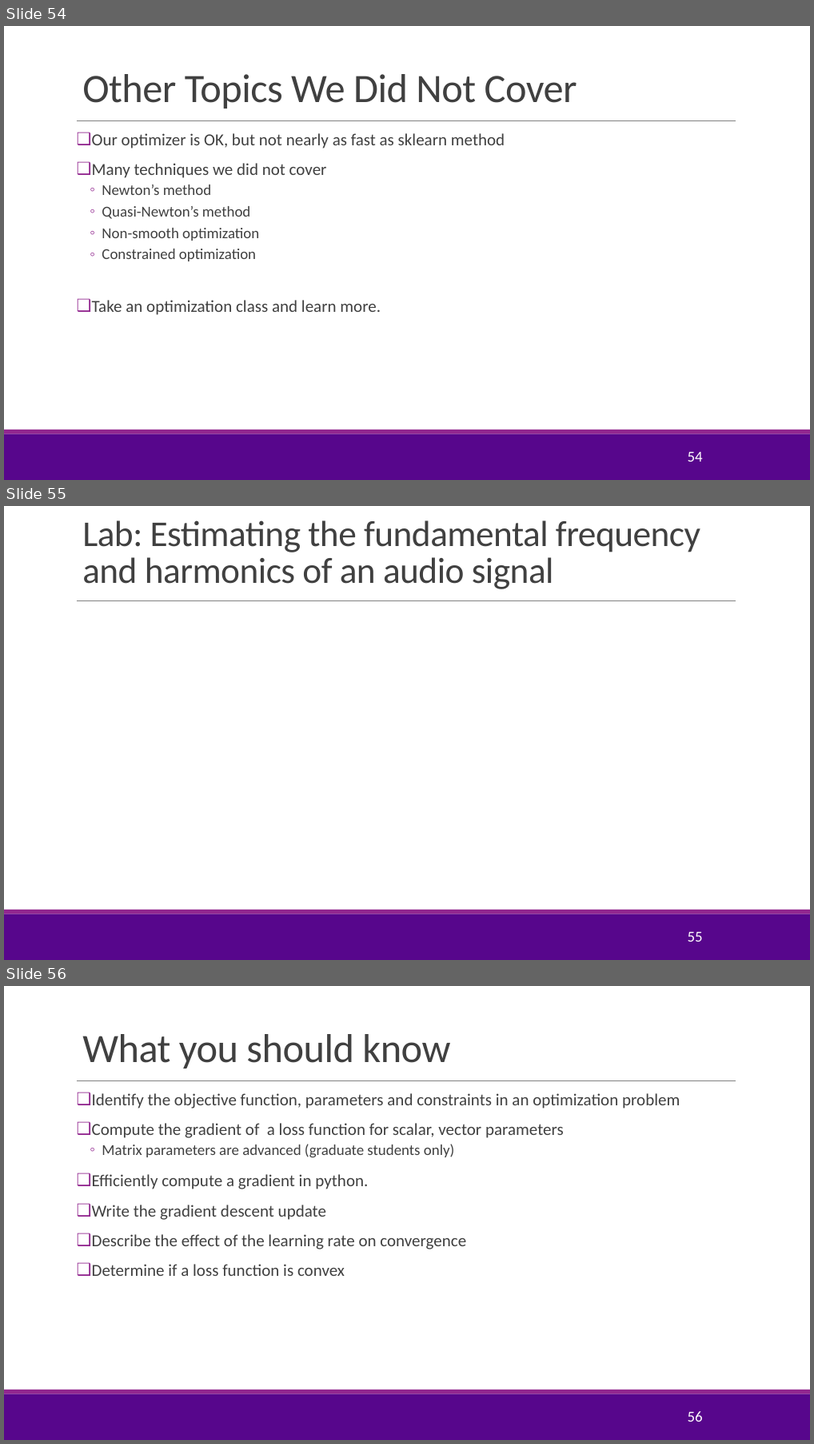
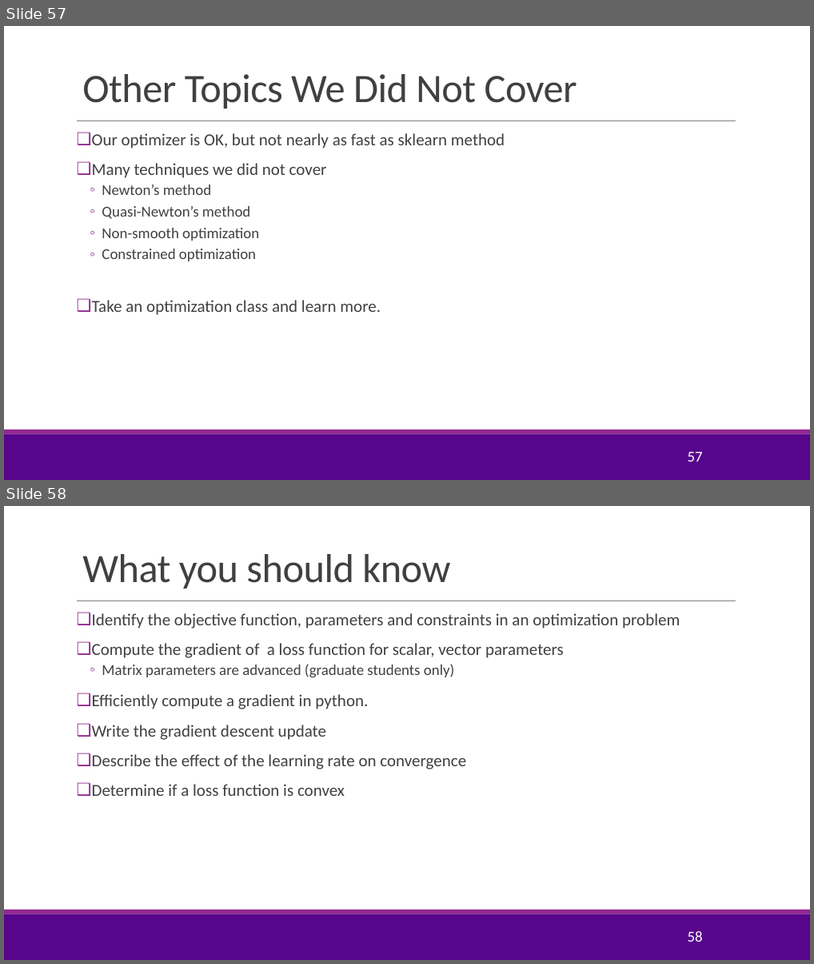
Before and after one commit to sdrangan/introml, a slide deck: lectures/Lect07_Optim.pptx. Shown one above the other, each under a label of ours: slides 54, 55 and 56 before the commit, slides 57 and 58 after it. The pictures are 814x1444 and 814x964 pixels, drawn with LibreOffice and Linux fonts; fonts in the diff are those of the drawing; grey boxes stand for pictures; background and template pictures are left out. Boxes give left, top, right and bottom in pixels: in the first picture for what was removed or moved away, otherwise in the second. Text is boxed around its words. In the diff, an @@ line names an element or a change of style, - is before the commit and + after.

```diff
--- a/lectures/Lect07_Optim.pptx
+++ b/lectures/Lect07_Optim.pptx
@@ slide 55 removed at [4, 506, 810, 960], background #FFFFFF; not listed: 3 template elements that a slide beside it also shows @@
@@ title removed at [82, 520, 701, 589] @@
-Lab: Estimating the fundamental frequency and harmonics of an audio signal
@@ page number removed at [688, 932, 703, 941] @@
-55
@@ what was slide 54 is now slide 57 @@
@@ page number at [688, 452, 703, 461]: text changed @@
-54
+57
@@ what was slide 56 is now slide 58 @@
@@ page number at [688, 931, 703, 941]: text changed @@
-56
+58
```
Also in this commit, not shown: 3 slides changed, 3 slides added, 4 other files.
